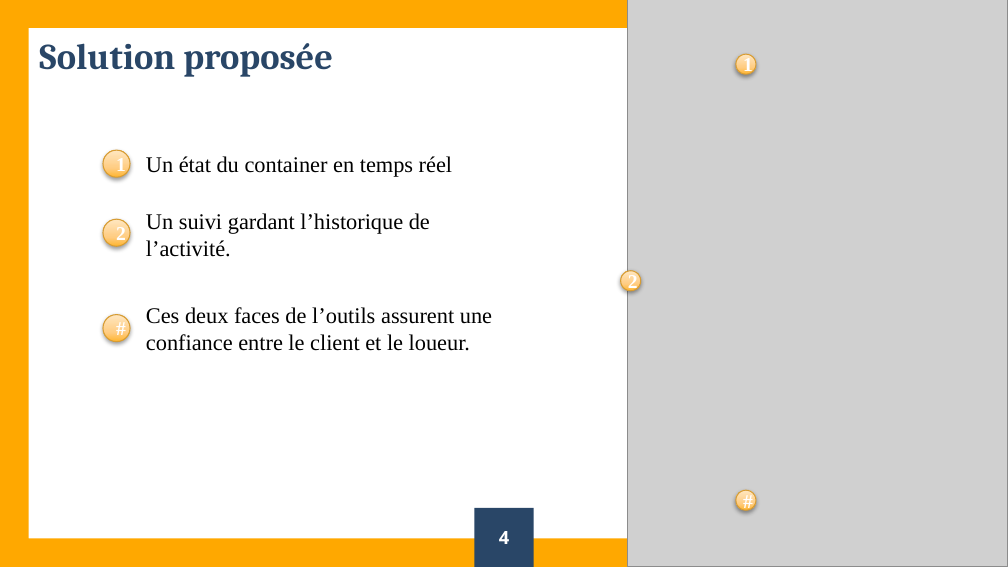
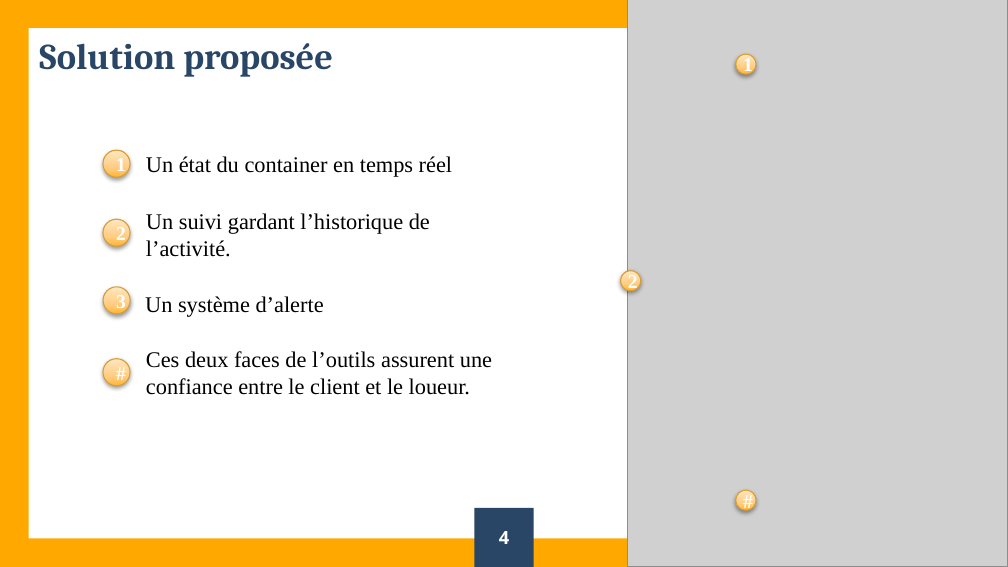
Before and after one commit to Letonade/Hitema-Bachelor-Projet-2018-2019, a slide deck: slide 4 of FichierExterneProjet/Slide-projet-annuel.pptx. Drawn at 1008x567 pixels with LibreOffice and Linux fonts; fonts in the diff are those of the drawing; grey boxes stand for pictures. Boxes give left, top, right and bottom in pixels: in the first picture for what was removed or moved away, otherwise in the second. Text is boxed around its words. In the diff, an @@ line names an element or a change of style, - is before the commit and + after.

```diff
--- a/FichierExterneProjet/Slide-projet-annuel.pptx
+++ b/FichierExterneProjet/Slide-projet-annuel.pptx
@@ ellipse added at [103,287,130,314], fill gradient #FFB52F to #FFCC81 to #FFE7C1, outline #D79D34 0.75 pt, 14 pt, text #FFFFFF, bold @@
+3
@@ text added at [145,296,324,317], 16 pt, text #000000 @@
+Un système d’alerte
@@ ellipse "#": place and size @@
-ellipse "#" at [103,314,130,342]
+ellipse "#" at [103,359,130,386]
@@ text "Ces deux faces de l’outils ...": place and size @@
-text "Ces deux faces de l’outils ..." at [146,307,492,351]
+text "Ces deux faces de l’outils ..." at [146,351,492,395]
```
Also in this commit, not shown: 2 other slides changed, 1 other file.
